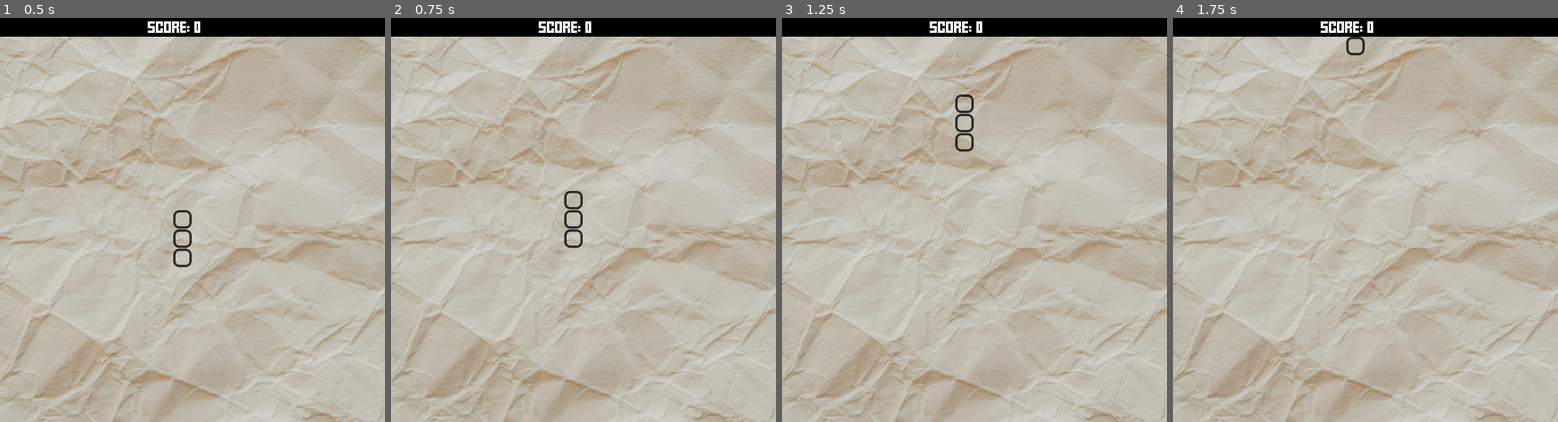
Above: before the commit, frames 1-4 (left to right).
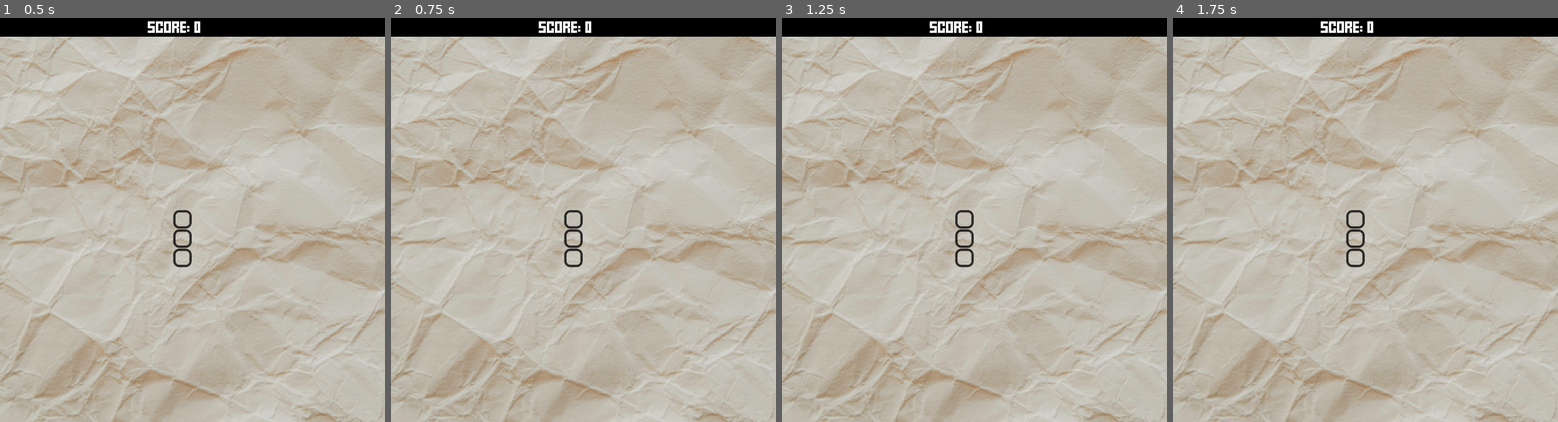
Above: after the commit, the same moments.

Repository: seriouslysean/game--snake
Game: Godot game, scene res://scenes/main.tscn
Same seed, same stepped clock (60 frames per second), same inputs: the game is played once before the commit and once after it.
Inputs:
- Up to frame 1 (0.5 s): no input
- Up to frame 2 (0.75 s): tap Enter at 0.5 s; hold Up (move_up) from 0.53 s (still down)
- Up to frame 3 (1.25 s): keep holding Up (move_up)
- Up to frame 4 (1.75 s): keep holding Up (move_up)

Frame 1 is identical in both runs. In frame 2, 0.2% of the frame differs, in the area x 44-50%, y 42-62%; in frame 3, 0.6%, in the area x 44-50%, y 18-62%; in frame 4, 0.4%.

Commit message:
Refactor momvement logic to DRY it up

Diff:
--- a/scenes/main.gd
+++ b/scenes/main.gd
@@ -56,27 +56,23 @@
 func move_snake():
 	if not can_move:
 		return
-	# update movement from key presses
-	if Input.is_action_just_pressed("move_up") and move_direction != down:
-		move_direction = up
-		can_move = false
-		if not game_started:
-			start_game()
-	if Input.is_action_just_pressed("move_right") and move_direction != left:
-		move_direction = right
-		can_move = false
-		if not game_started:
-			start_game()
-	if Input.is_action_just_pressed("move_down") and move_direction != up:
-		move_direction = down
-		can_move = false
-		if not game_started:
-			start_game()
-	if Input.is_action_just_pressed("move_left") and move_direction != right:
-		move_direction = left
-		can_move = false
-		if not game_started:
-			start_game()
+
+	var direction_mapping = {
+		"move_up": up,
+		"move_right": right,
+		"move_down": down,
+		"move_left": left
+	}
+
+	for action in direction_mapping.keys():
+		var direction = direction_mapping[action]
+
+		if Input.is_action_just_pressed(action) and move_direction != direction:
+			move_direction = direction
+			can_move = false
+			if not game_started:
+				start_game()
+			break
 
 func start_game():
 	game_started = true
